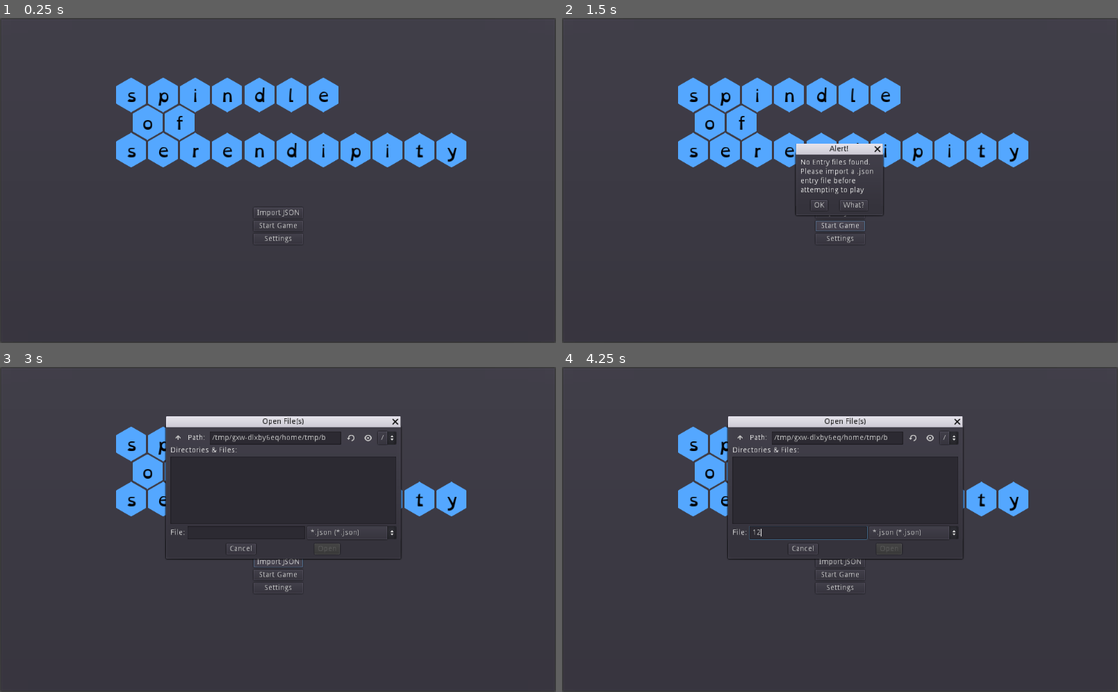
Above: before the commit, frames 1-4 (two rows, left to right).
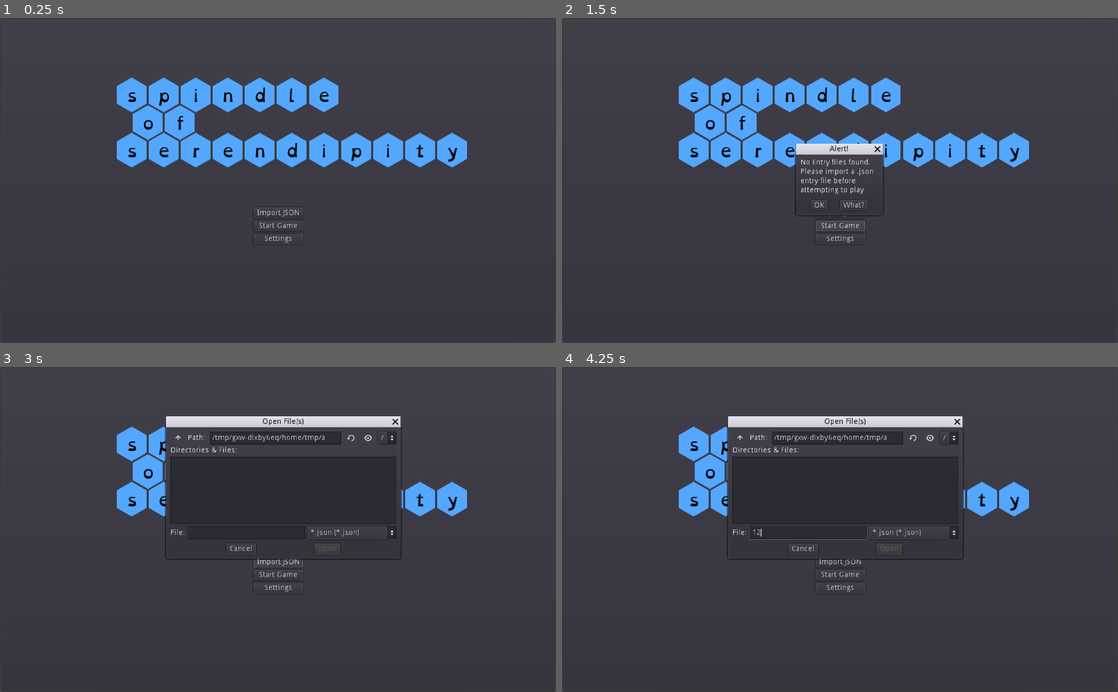
Above: after the commit, the same moments.

Repository: zacryol/spindle-of-serendipity
Game: Godot game, scene res://game/menus/MainMenu.tscn
Two runs of this game, one before a commit and one after it. Both use one fixed random seed, a clock stepped at 60 frames per second and the inputs below.
Inputs (mouse positions are in pixels of both pictures, inside the frame that each line leads up to):
- Up to frame 1 (0.25 s): no input
- Up to frame 2 (1.5 s): click "Start Game" at 0.5 s; click "Start Game" at 1.25 s
- Up to frame 3 (3 s): click "OK" at 2 s; click "Import JSON" at 2.75 s
- Up to frame 4 (4.25 s): click (806, 532) at 3.52 s; type "12" at 3.6 s

The runs differ from the first frame. In frame 1, 1.3% of the frame differs, in the area x 20-84%, y 18-46%; in frame 2, 1.2%; in frame 3, 0.4%; in frame 4, 0.4%.

Commit message:
Main Menu scales better

Diff:
--- a/godot/game/menus/MainMenu.tscn
+++ b/godot/game/menus/MainMenu.tscn
@@ -73,9 +73,11 @@
 dialog_autowrap = true
 
 [node name="Title" type="Control" parent="."]
-margin_left = 214.129
+anchor_left = 0.5
+anchor_right = 0.5
+margin_left = -297.0
 margin_top = 109.614
-margin_right = 254.129
+margin_right = -257.0
 margin_bottom = 149.614
 __meta__ = {
 "_edit_group_": true,
